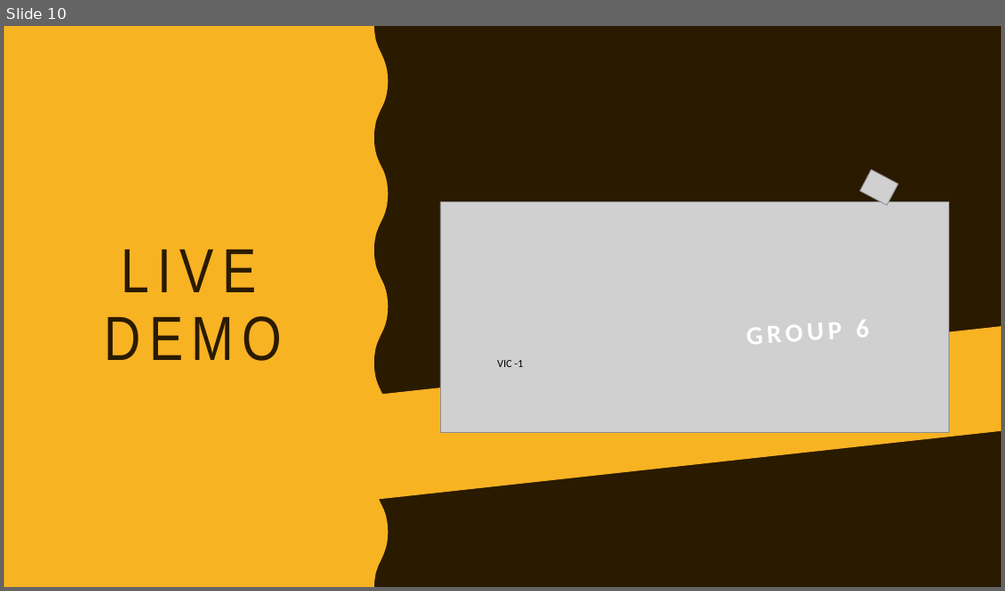
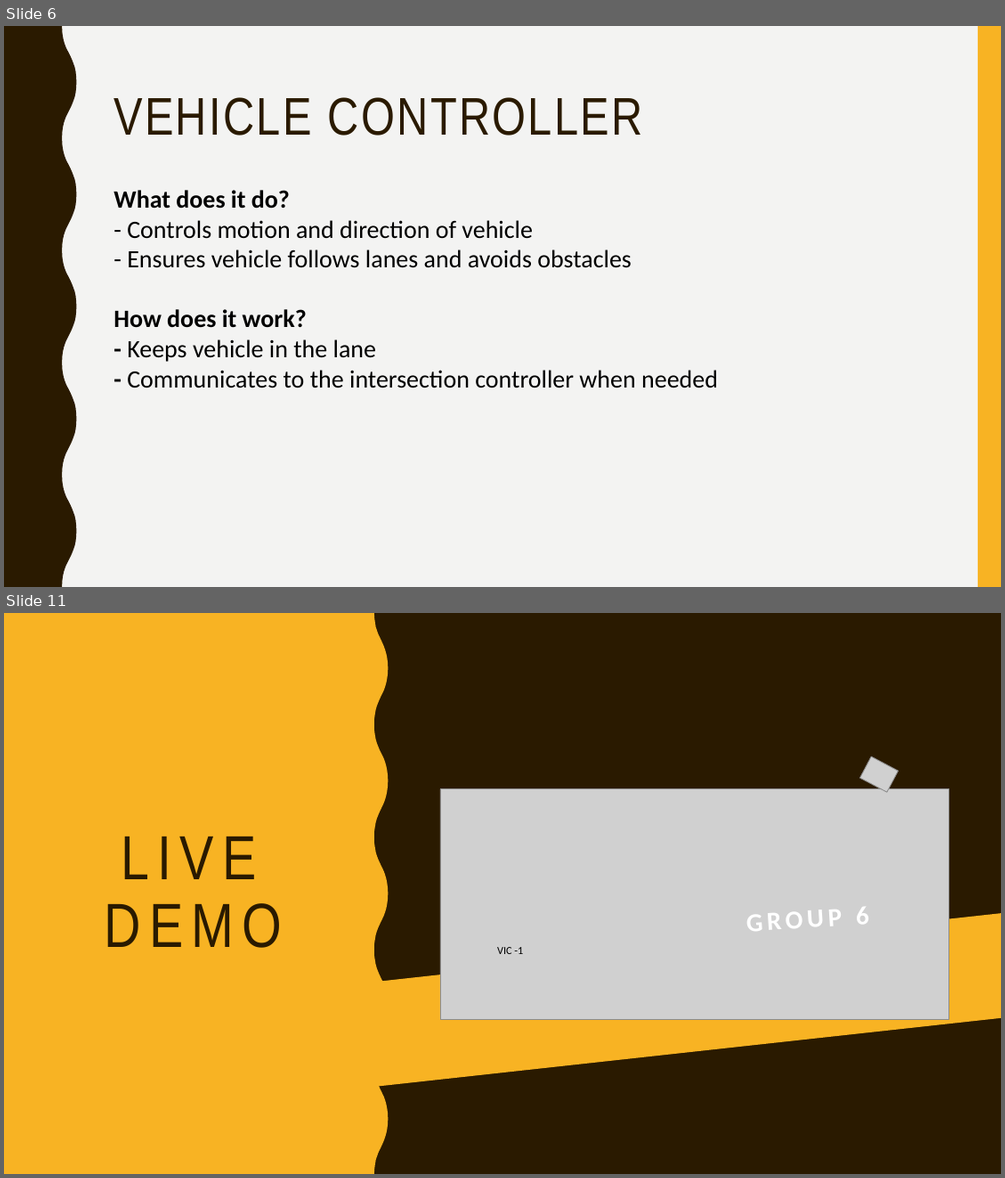
Before and after one commit to jean-lucas/vic, a slide deck: Presentation/Vehicle Intersection Control Presentation.pptx. Shown one above the other, each under a label of ours: slide 10 before the commit, slides 6 and 11 after it; the slides between them are not shown. The pictures are 1005x591 and 1005x1178 pixels, drawn with LibreOffice and Linux fonts; fonts in the diff are those of the drawing; grey boxes stand for pictures. Boxes give left, top, right and bottom in pixels: in the first picture for what was removed or moved away, otherwise in the second. Text is boxed around its words. In the diff, an @@ line names an element or a change of style, - is before the commit and + after.

```diff
--- a/Presentation/Vehicle Intersection Control Presentation.pptx
+++ b/Presentation/Vehicle Intersection Control Presentation.pptx
@@ slide 6 added at <box>4,26,1001,587</box>, background #F3F3F2 @@
@@ freeform shape added at <box>4,26,77,587</box>, fill #2A1A00 @@
@@ rectangle added at <box>978,26,1001,587</box>, fill #F8B323 @@
@@ title added at <box>113,97,643,135</box>, 51 pt, text #2A1A00 @@
+VEHICLE CONTROLLER
@@ text added at <box>113,190,718,388</box>, 24 pt, text #000000 @@
+What does it do?
+- Controls motion and direction of vehicle
+- Ensures vehicle follows lanes and avoids obstacles
+How does it work?
+- Keeps vehicle in the lane
+- Communicates to the intersection controller when needed
@@ what was slide 10 is now slide 11 @@
```
Also in this commit, not shown: 6 other slides added, 7 slides removed.
